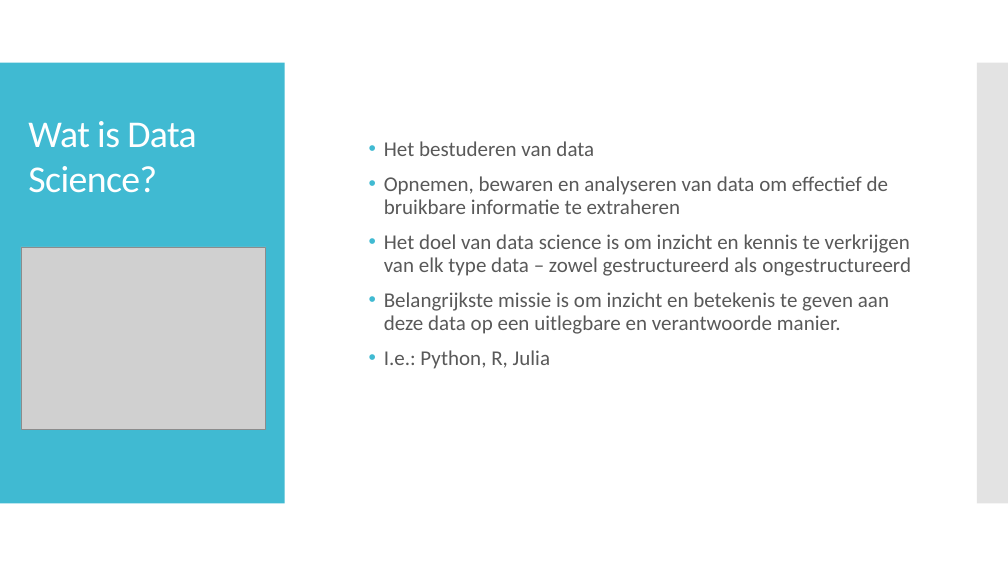
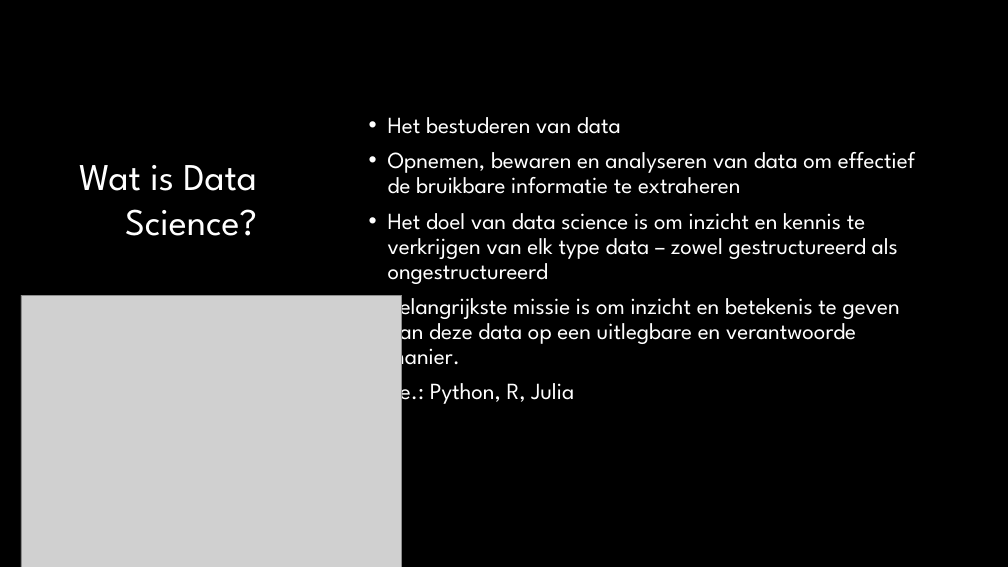
Before and after one commit to marcello505/DataSciencePortfolio, a slide deck: slide 1 of Les1/Wat is Data Science.pptx. Drawn at 1008x567 pixels with LibreOffice and Linux fonts; fonts in the diff are those of the drawing; grey boxes stand for pictures; background and template pictures are left out. Boxes give left, top, right and bottom in pixels: in the first picture for what was removed or moved away, otherwise in the second. Text is boxed around its words. In the diff, an @@ line names an element or a change of style, - is before the commit and + after.

Commit message:
Data Science tools added to powerpoint

```diff
--- a/Les1/Wat is Data Science.pptx
+++ b/Les1/Wat is Data Science.pptx
@@ background #FFFFFF to #000000 @@
@@ rectangle removed at (0, 63, 285, 504) @@
@@ text "Het bestuderen van data" at (388, 117, 915, 406): size 20 to 22 pt, font Calibri to League Spartan, text colour #595959 to #FFFFFF; indent changed; less space between paragraphs; vertical alignment middle to top @@
@@ rectangle removed at (977, 63, 1008, 504) @@
@@ title "Wat is Data Science?": place and size @@
-title "Wat is Data Science?" at (28, 121, 196, 193)
+title "Wat is Data Science?" at (79, 165, 257, 236)
@@ title "Wat is Data Science?" at (79, 165, 257, 236): font Calibri to League Spartan, letter spacing -0.6 to 0 pt; alignment left to right @@
@@ picture: place and size @@
-picture at (21, 247, 266, 430)
+picture at (21, 295, 402, 567)
```
Also in this commit, not shown: 2 slides added.
